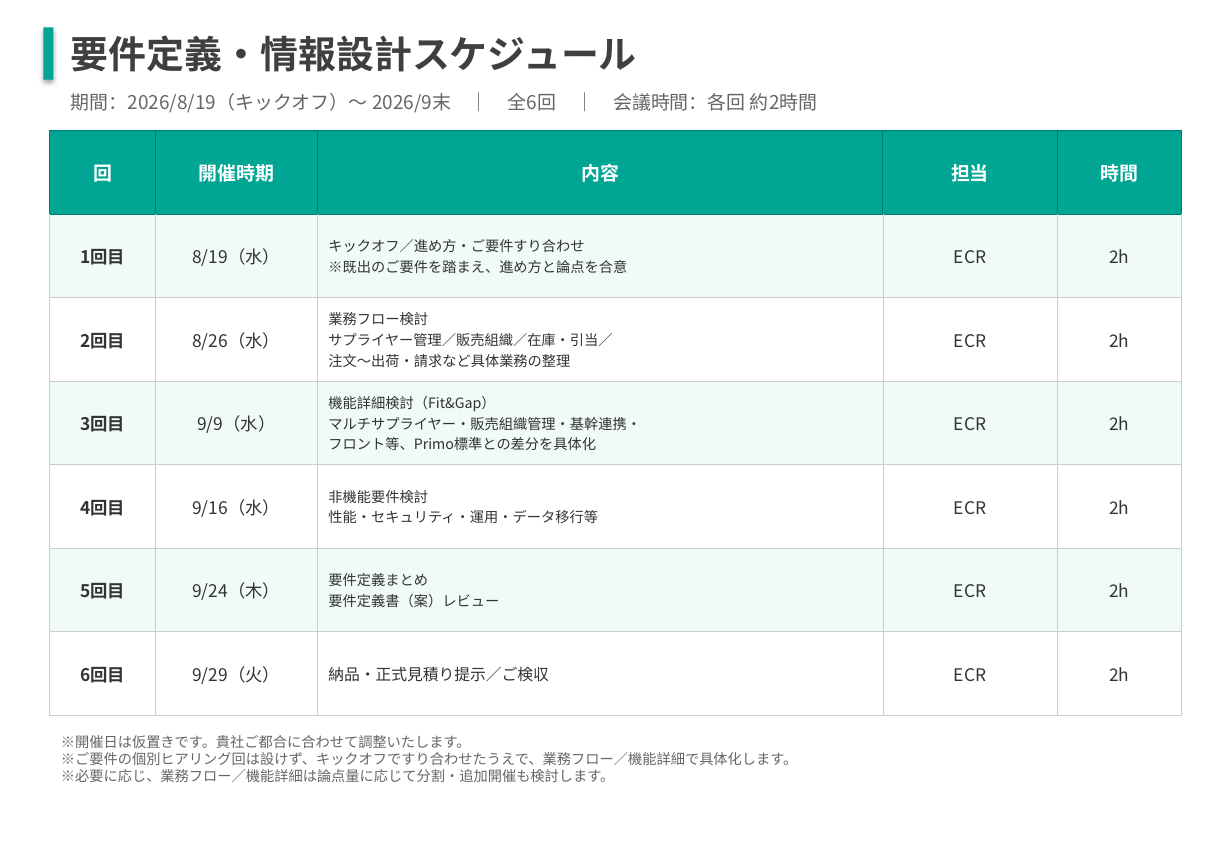
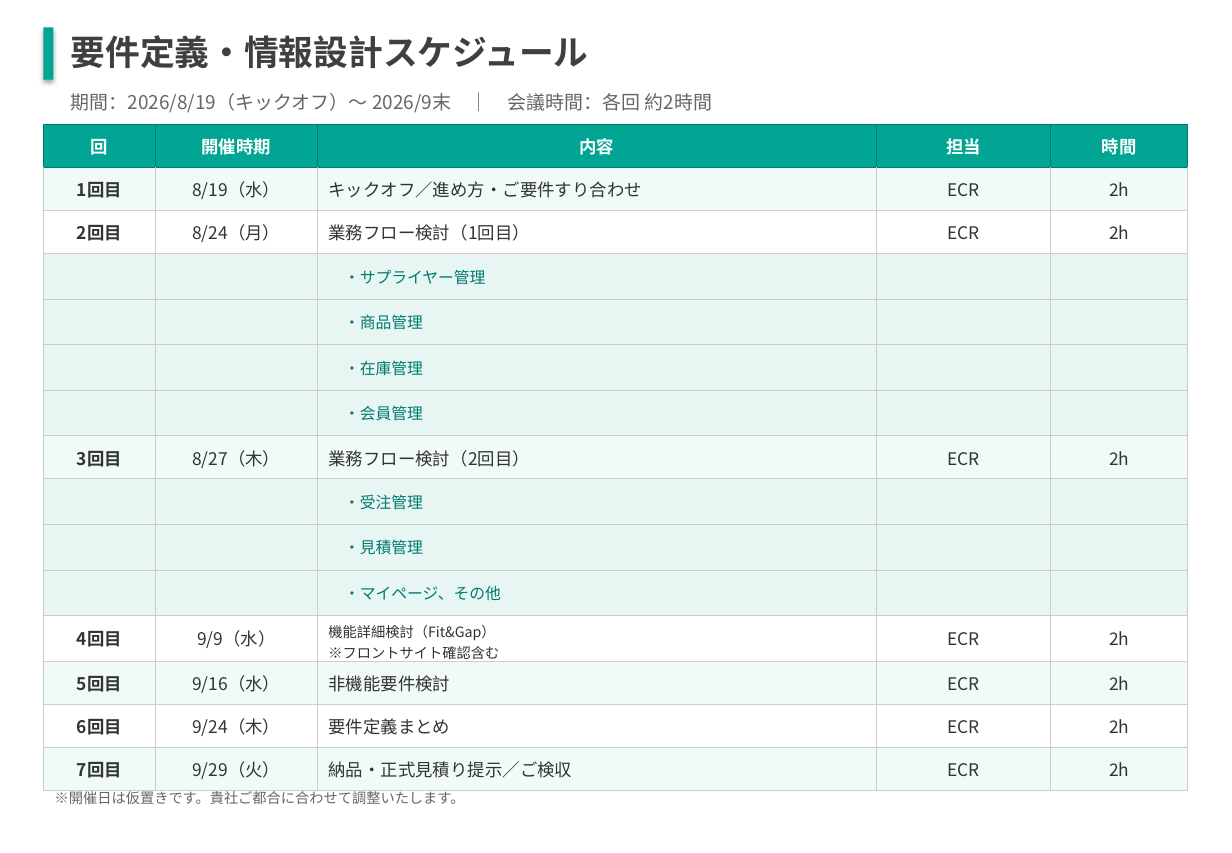
Before and after one commit to kozonoflight/git_tutorial, a slide deck: slide 2 of 要件定義WBS案_20260806.pptx. Drawn at 1232x853 pixels with LibreOffice and Linux fonts; fonts in the diff are those of the drawing. Boxes give left, top, right and bottom in pixels: in the first picture for what was removed or moved away, otherwise in the second. Text is boxed around its words. In the diff, an @@ line names an element or a change of style, - is before the commit and + after.

```diff
--- a/要件定義WBS案_20260806.pptx
+++ b/要件定義WBS案_20260806.pptx
@@ text "要件定義・情報設計スケジュール" at [71,35,589,68]: size 24 to 22 pt @@
@@ text at [71,93,713,113]: text changed @@
-期間：2026/8/19（キックオフ）〜 2026/9末 ｜ 全6回 ｜ 会議時間：各回 約2時間
+期間：2026/8/19（キックオフ）〜 2026/9末 ｜ 会議時間：各回 約2時間
@@ table at [43,124,1186,783] @@
-row 2: 1回目 | 8/19（水） | キックオフ／進め方・ご要件すり合わせ / ※既出のご要件を踏まえ、進め方と論点を合意 | ECR | 2h
-row 3: 2回目 | 8/26（水） | 業務フロー検討 / サプライヤー管理／販売組織／在庫・引当／ / 注文〜出荷・請求など具体業務の整理 | ECR | 2h
-row 4: 3回目 | 9/9（水） | 機能詳細検討（Fit&Gap） / マルチサプライヤー・販売組織管理・基幹連携・ / フロント等、Primo標準との差分を具体化 | ECR | 2h
-row 5: 4回目 | 9/16（水） | 非機能要件検討 / 性能・セキュリティ・運用・データ移行等 | ECR | 2h
-row 6: 5回目 | 9/24（木） | 要件定義まとめ / 要件定義書（案）レビュー | ECR | 2h
-row 7: 6回目 | 9/29（火） | 納品・正式見積り提示／ご検収 | ECR | 2h
+row 2: 1回目 | 8/19（水） | キックオフ／進め方・ご要件すり合わせ | ECR | 2h
+row 3: 2回目 | 8/24（月） | 業務フロー検討（1回目） | ECR | 2h
+row 4:  |  | ・サプライヤー管理 |  | 
+row 5:  |  | ・商品管理 |  | 
+row 6:  |  | ・在庫管理 |  | 
+row 7:  |  | ・会員管理 |  | 
+row 8: 3回目 | 8/27（木） | 業務フロー検討（2回目） | ECR | 2h
+row 9:  |  | ・受注管理 |  | 
+row 10:  |  | ・見積管理 |  | 
+row 11:  |  | ・マイページ、その他 |  | 
+row 12: 4回目 | 9/9（水） | 機能詳細検討（Fit&Gap） / ※フロントサイト確認含む | ECR | 2h
+row 13: 5回目 | 9/16（水） | 非機能要件検討 | ECR | 2h
+row 14: 6回目 | 9/24（木） | 要件定義まとめ | ECR | 2h
+row 15: 7回目 | 9/29（火） | 納品・正式見積り提示／ご検収 | ECR | 2h
@@ table: place and size @@
-table at [50,131,1182,716]
+table at [43,124,1186,783]
@@ text at [61,752,798,782]: paragraphs removed @@
-※ご要件の個別ヒアリング回は設けず、キックオフですり合わせたうえで、業務フロー／機能詳細で具体化します。
-※必要に応じ、業務フロー／機能詳細は論点量に応じて分割・追加開催も検討します。
@@ text "※開催日は仮置きです。貴社ご都合に合わせて調整いたします。": place and size @@
-text "※開催日は仮置きです。貴社ご都合に合わせて調整いたします。" at [61,735,798,782]
+text "※開催日は仮置きです。貴社ご都合に合わせて調整いたします。" at [55,789,465,804]
```
Also in this commit, not shown: 2 other slides changed, 2 slides added, 1 slide removed.
